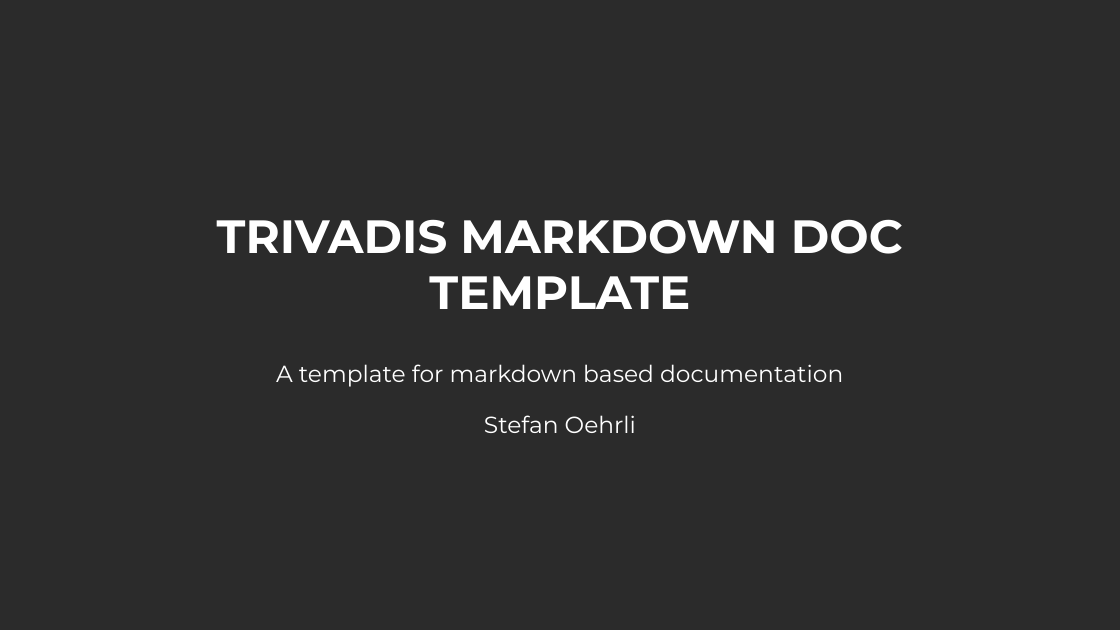
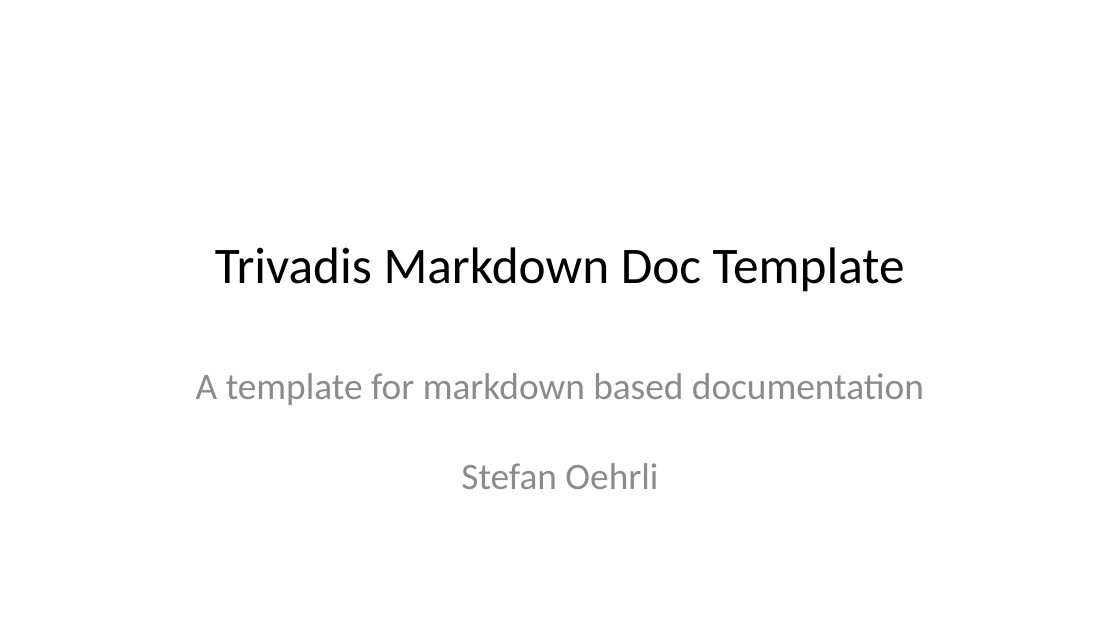
Before and after one commit to oehrlis/docker-pandoc, a slide deck: slide 1 of sample/sample.pptx. Drawn at 1120x630 pixels with LibreOffice and Linux fonts; fonts in the diff are those of the drawing; background and template pictures are left out; a plain dark background stands for a picture behind light text. Boxes give left, top, right and bottom in pixels: in the first picture for what was removed or moved away, otherwise in the second. Text is boxed around its words. In the diff, an @@ line names an element or a change of style, - is before the commit and + after.

```diff
--- a/sample/sample.pptx
+++ b/sample/sample.pptx
@@ background picture (left out) to #FFFFFF @@
@@ title at (215,247,905,292): text changed; size 30 to 33 pt; font Montserrat to Calibri; text colour #FFFFFF to #000000; bold off @@
-TRIVADIS MARKDOWN DOC TEMPLATE
+Trivadis Markdown Doc Template
@@ subtitle "A template for markdown based ...": place and size @@
-subtitle "A template for markdown based ..." at (276,364,843,433)
+subtitle "A template for markdown based ..." at (196,373,924,489)
@@ subtitle "A template for markdown based ..." at (196,373,924,489): size 15 to 24 pt, font Montserrat to Calibri, text colour #FFFFFF to #8C8C8C; line spacing 0.9 to 1; more space between paragraphs @@
```
Also in this commit, not shown: 5 other slides changed, 2 slides removed, 3 other files.
